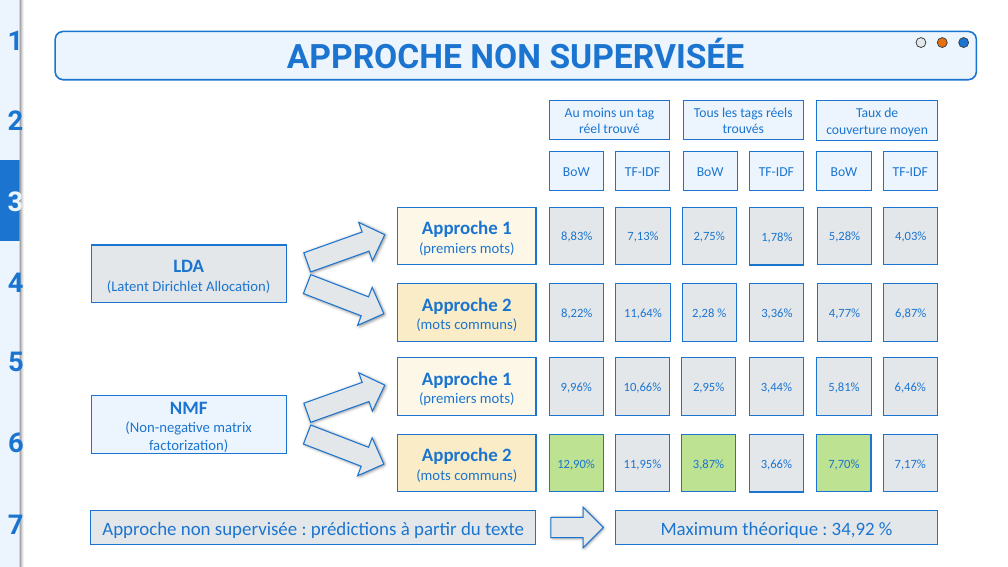
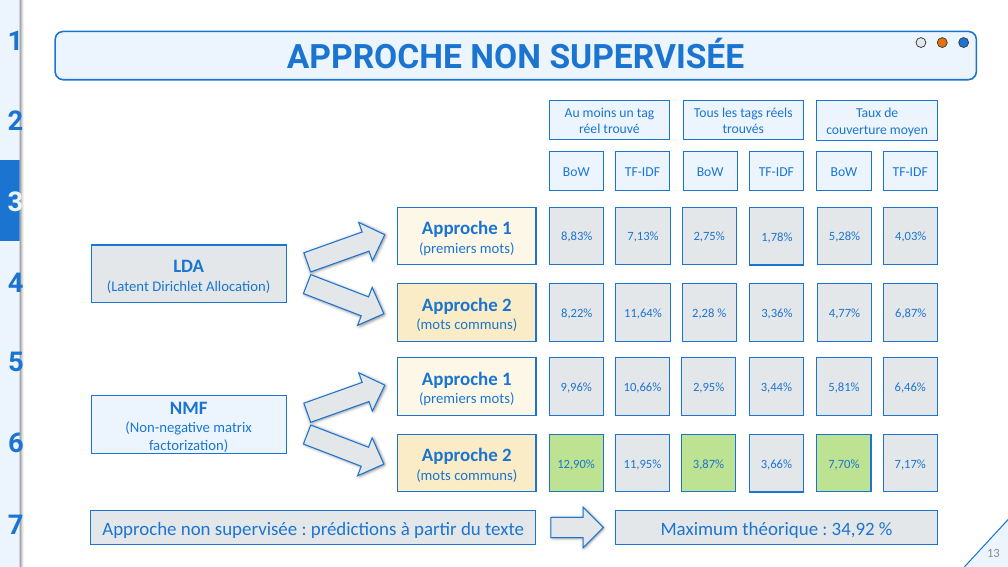
Before and after one commit to BiGHeaDMaX/Suggestion-automatique-de-mots-cles, a slide deck: slide 13 of 07 - Présentation.pptx. Drawn at 1008x567 pixels with LibreOffice and Linux fonts; fonts in the diff are those of the drawing. Boxes give left, top, right and bottom in pixels: in the first picture for what was removed or moved away, otherwise in the second. Text is boxed around its words. In the diff, an @@ line names an element or a change of style, - is before the commit and + after.

```diff
--- a/07 - Présentation.pptx
+++ b/07 - Présentation.pptx
@@ rectangle added at box(964, 519, 1008, 567), fill #ECF5FD, outline #1B75D0 1 pt @@
@@ page number added at box(987, 549, 1000, 557), 12 pt, text #8C8C8C @@
+13
```
Also in this commit, not shown: 17 other slides changed, 1 slide added.
